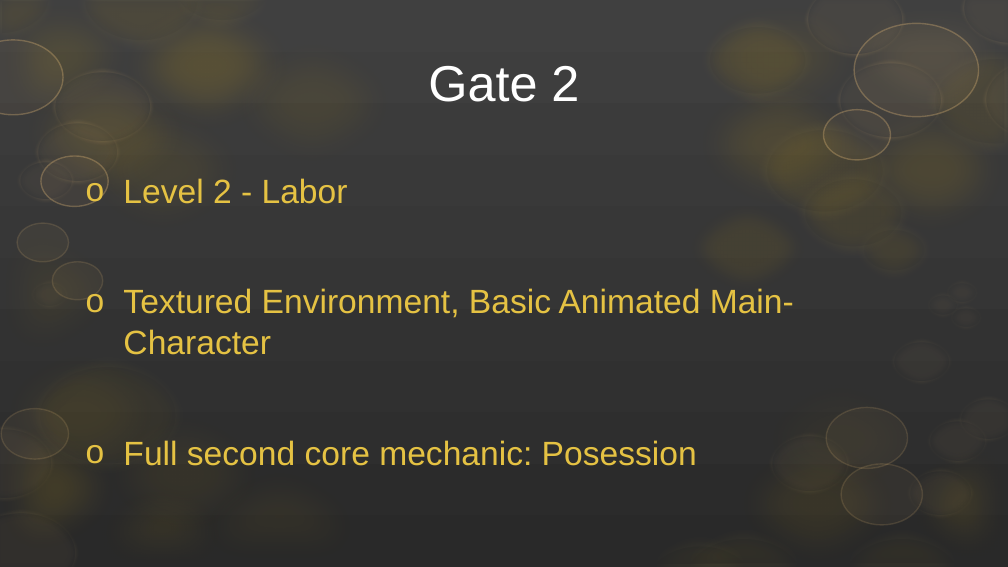
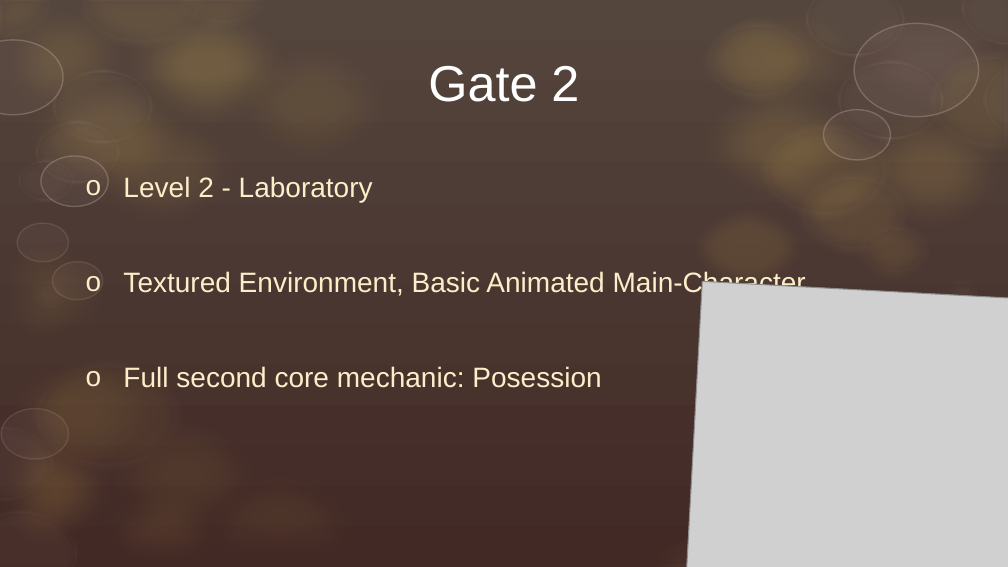
Before and after one commit to ArtjomProGrammer/Voodoo, a slide deck: slide 6 of _Organisation/Präsentation/Voodoo_PP1.pptx. Drawn at 1008x567 pixels with LibreOffice and Linux fonts; fonts in the diff are those of the drawing; grey boxes stand for pictures; background and template pictures are left out. Boxes give left, top, right and bottom in pixels: in the first picture for what was removed or moved away, otherwise in the second. Text is boxed around its words. In the diff, an @@ line names an element or a change of style, - is before the commit and + after.

Commit message:
Update PPP

```diff
--- a/_Organisation/Präsentation/Voodoo_PP1.pptx
+++ b/_Organisation/Präsentation/Voodoo_PP1.pptx
@@ freeform shape at (0, 0, 154, 134): fill #C39F1B at 14% opacity to #F3CD60 at 14% opacity @@
@@ fill #C39F1B at 10% opacity to #F3CD60 at 10% opacity; outline #EFDA8E 14 pt to #FDF5DF 14 pt in 8 elements at (925, 49, 1008, 153), (700, 17, 814, 103), (758, 120, 892, 221), (795, 169, 910, 255), (854, 220, 933, 279), (76, 0, 208, 49), (165, 0, 279, 30), (0, 0, 57, 42) @@
@@ ellipse at (102, 0, 312, 145): fill #C39F1B at 20% opacity to #F3CD60 at 20% opacity @@
@@ freeform shape at (827, 0, 1008, 134): fill #EDC17C at 10% opacity to #D3B9B3 at 10% opacity @@
@@ fill #C39F1B at 15% opacity to #F3CD60 at 15% opacity in 3 elements at (0, 54, 211, 213), (827, 91, 1008, 249), (674, 65, 885, 223) @@
@@ fill #C39F1B at 10% opacity to #F3CD60 at 10% opacity in 5 elements at (207, 23, 417, 181), (674, 0, 885, 136), (712, 425, 922, 567), (680, 198, 814, 298), (57, 91, 268, 249) @@
@@ subtitle at (123, 176, 373, 202): text changed; size 24 to 20 pt; text colour #E5C243 to #FBEEC9 @@
-o Level 2 - Labor
+o Level 2 - Laboratory
@@ fill #C39F1B at 8% opacity to #F3CD60 at 8% opacity in 4 elements at (0, 335, 184, 493), (78, 396, 288, 554), (174, 451, 385, 567), (0, 214, 141, 372) @@
@@ fill #EDC17C at 5% opacity to #D3B9B3 at 5% opacity; outline #EDC17C 1 pt to #D3B9B3 1 pt in 9 elements at (1, 408, 69, 459), (0, 40, 62, 115), (41, 156, 109, 207), (854, 23, 978, 117), (824, 110, 891, 160), (841, 464, 922, 525), (827, 407, 908, 469), (17, 223, 69, 261), (52, 262, 103, 300) @@
@@ fill #EDC17C at 5% opacity to #D3B9B3 at 5% opacity; outline #EDC17C 5 pt to #D3B9B3 5 pt in 18 elements at (0, 510, 78, 567), (0, 426, 54, 501), (52, 70, 153, 145), (35, 120, 121, 183), (17, 158, 75, 202), (805, 0, 906, 57), (961, 0, 1008, 45), (983, 61, 1008, 136), (837, 60, 943, 141), (769, 433, 851, 495), (907, 469, 974, 519), (890, 339, 952, 384), (927, 418, 989, 464), (958, 396, 1008, 442), (944, 279, 978, 304), (925, 292, 959, 318), (949, 305, 982, 331), (30, 279, 70, 308) @@
@@ subtitle at (123, 271, 806, 388): size 24 to 20 pt, text colour #E5C243 to #FBEEC9 in "Textured Environment, Basic Animated Main-Character", "Full second core mechanic: Posession"; bullet colour #E5C243 to #FBEEC9 @@
@@ picture added at (687, 281, 1008, 567) @@
@@ ellipse at (735, 361, 946, 519): fill #C39F1B at 5% opacity to #F3CD60 at 5% opacity @@
@@ fill #C39F1B at 16% opacity to #F3CD60 at 16% opacity in 3 elements at (57, 474, 268, 567), (888, 425, 1008, 567), (0, 409, 141, 567) @@
@@ fill #C39F1B at 6% opacity to #F3CD60 at 6% opacity; outline #EFDA8E 14 pt to #FDF5DF 14 pt in 4 elements at (30, 357, 184, 473), (638, 536, 761, 567), (675, 530, 811, 567), (836, 530, 969, 567) @@
```
Also in this commit, not shown: 6 other slides changed.
